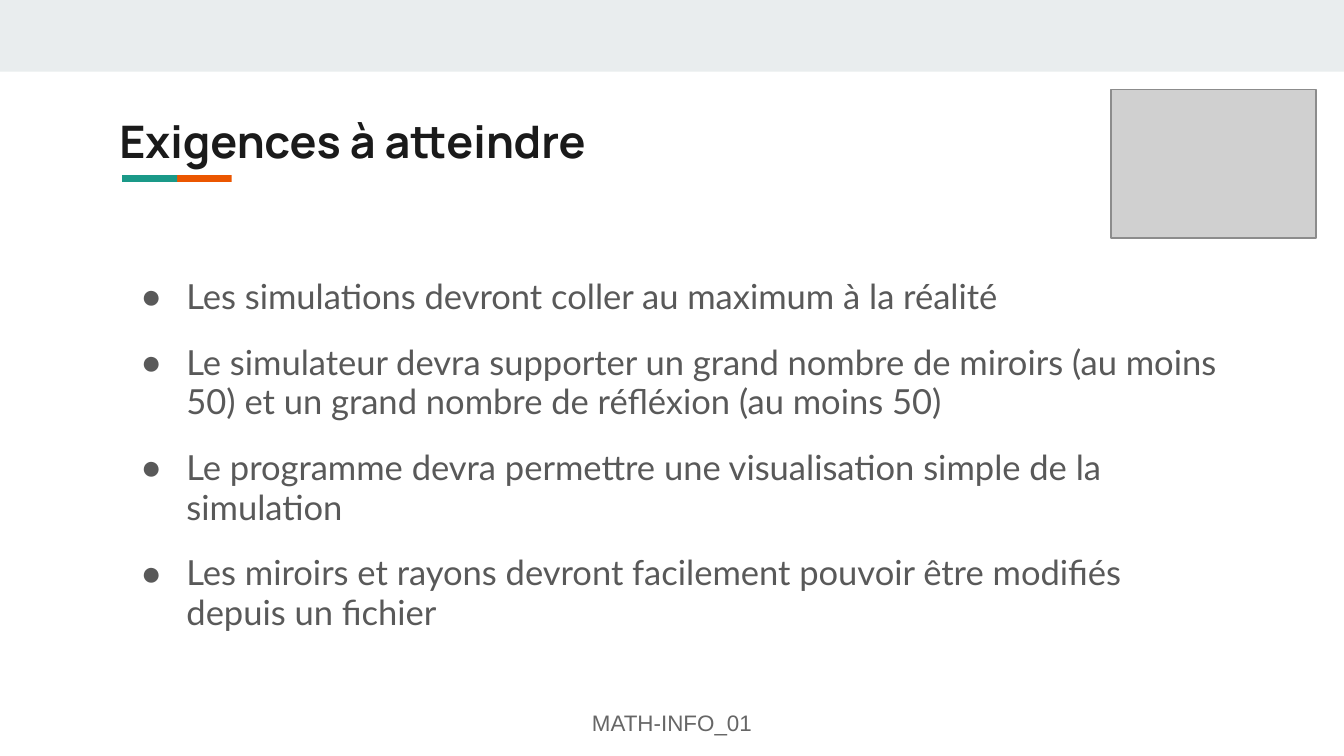
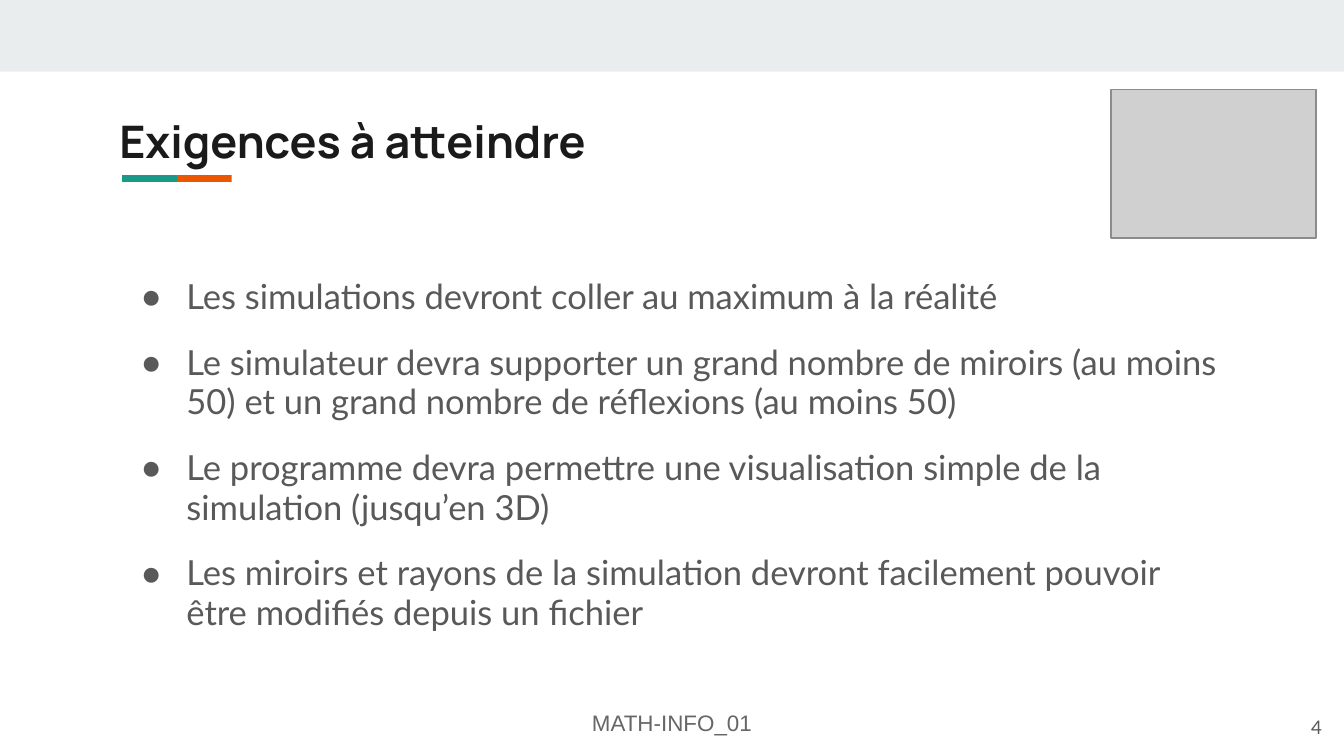
Before and after one commit to FlashOnFire/MirrorVerse, a slide deck: slide 4 of project_managment/pres2/MATH-INFO_01-Présentation-mirror-verse.odp. Drawn at 1344x756 pixels with LibreOffice and Linux fonts; fonts in the diff are those of the drawing; grey boxes stand for pictures. Boxes give left, top, right and bottom in pixels: in the first picture for what was removed or moved away, otherwise in the second. Text is boxed around its words. In the diff, an @@ line names an element or a change of style, - is before the commit and + after.

```diff
--- a/project_managment/pres2/MATH-INFO_01-Présentation-mirror-verse.odp
+++ b/project_managment/pres2/MATH-INFO_01-Présentation-mirror-verse.odp
@@ text at (x1=186, y1=348, x2=1216, y2=631): text changed @@
-● Le simulateur devra supporter un grand nombre de miroirs (au moins 50) et un grand nombre de réfléxion (au moins 50)
-● Le programme devra permettre une visualisation simple de la simulation
-● Les miroirs et rayons devront facilement pouvoir être modifiés depuis un fichier
+● Le simulateur devra supporter un grand nombre de miroirs (au moins 50) et un grand nombre de réflexions (au moins 50)
+● Le programme devra permettre une visualisation simple de la simulation (jusqu’en 3D)
+● Les miroirs et rayons de la simulation devront facilement pouvoir être modifiés depuis un fichier
@@ page number added at (x1=1311, y1=720, x2=1322, y2=734), 10 pt, text #595959 @@
+4
```
Also in this commit, not shown: 8 other slides changed, 1 other file.
